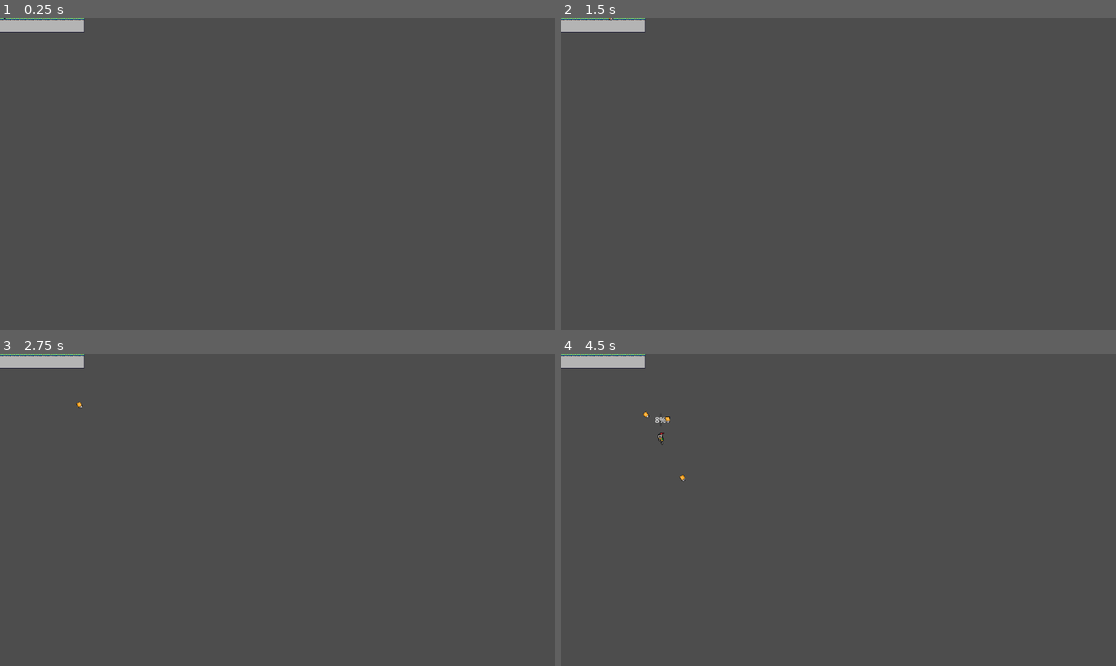
Above: before the commit, frames 1-4 (two rows, left to right).
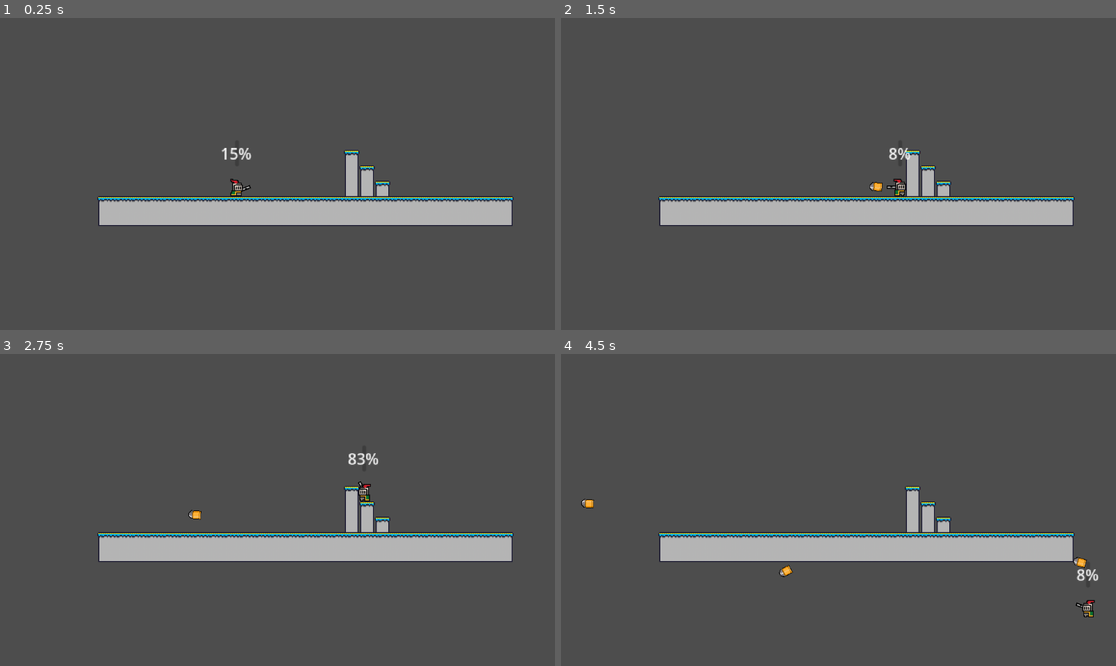
Above: after the commit, the same moments.

Repository: BridgetWidget/IT145-Project
Game: Godot game, scene res://areas.tscn
Same seed, same stepped clock (60 frames per second), same inputs: the game is played once before the commit and once after it. This scene is started directly instead of the project's main scene.
Inputs (mouse positions are in pixels of both pictures, inside the frame that each line leads up to):
- Up to frame 1 (0.25 s): no input
- Up to frame 2 (1.5 s): move the mouse to (960, 158) at 0.52 s; hold D (runright) from 0.53 s (still down); tap W (Jump) at 0.6, 0.77, 1.07 s; move the mouse to (727, 189) at 1.27 s; click (727, 189) at 1.35 s
- Up to frame 3 (2.75 s): tap W (Jump) at 1.52, 1.55, 1.82, 2.1 s; move the mouse to (333, 441) at 2.02 s; release D (runright) at 2.03 s; hold A (runleft) from 2.03 s (still down)
- Up to frame 4 (4.5 s): move the mouse to (810, 572) at 2.77 s; release A (runleft) at 2.78 s; hold D (runright) 2.78-4.28 s; click (810, 572) at 2.85 s; tap W (Jump) at 3.02, 3.05, 3.32, 3.6, 3.77, 4.07 s; move the mouse to (1005, 556) at 3.52 s; move the mouse to (672, 463) at 4.27 s; hold A (runleft) from 4.28 s (still down); click (672, 463) at 4.35 s

The runs differ from the first frame. In frame 1, 8.7% of the frame differs, in the area x 0-93%, y 0-67%; in frame 2, 8.7%; in frame 3, 8.8%; in frame 4, 8.9%, in the area x 0-97%, y 0-85%.

Commit message:
Add files via upload
Updating player files with coyote time stuff, also changed areas scene bitmap

Diff:
--- a/areas.tscn
+++ b/areas.tscn
@@ -1,89 +1,169 @@
 [gd_scene load_steps=5 format=3 uid="uid://babwbha0urgm8"]
 
 [ext_resource type="Texture2D" uid="uid://cjohmu1tufatu" path="res://tiles_1.png" id="1_bj23a"]
-[ext_resource type="PackedScene" uid="uid://dxvdsmbmfywcv" path="res://player.tscn" id="2_ny6da"]
+[ext_resource type="PackedScene" uid="uid://ctiigfp7pt32e" path="res://player.tscn" id="2_ny6da"]
 
 [sub_resource type="TileSetAtlasSource" id="TileSetAtlasSource_kmahy"]
 texture = ExtResource("1_bj23a")
 0:0/0 = 0
+0:0/0/physics_layer_0/linear_velocity = Vector2(0, 0)
+0:0/0/physics_layer_0/angular_velocity = 0.0
 0:0/0/physics_layer_0/polygon_0/points = PackedVector2Array(-8, -8, 8, -8, 8, 8, -8, 8)
 1:0/0 = 0
+1:0/0/physics_layer_0/linear_velocity = Vector2(0, 0)
+1:0/0/physics_layer_0/angular_velocity = 0.0
 1:0/0/physics_layer_0/polygon_0/points = PackedVector2Array(-8, -8, 8, -8, 8, 8, -8, 8)
 2:0/0 = 0
+2:0/0/physics_layer_0/linear_velocity = Vector2(0, 0)
+2:0/0/physics_layer_0/angular_velocity = 0.0
 2:0/0/physics_layer_0/polygon_0/points = PackedVector2Array(-8, -8, 8, -8, 8, 8, -8, 8)
 3:0/0 = 0
+3:0/0/physics_layer_0/linear_velocity = Vector2(0, 0)
+3:0/0/physics_layer_0/angular_velocity = 0.0
 3:0/0/physics_layer_0/polygon_0/points = PackedVector2Array(-8, -8, 8, -8, 8, 8, -8, 8)
 4:0/0 = 0
+4:0/0/physics_layer_0/linear_velocity = Vector2(0, 0)
+4:0/0/physics_layer_0/angular_velocity = 0.0
 4:0/0/physics_layer_0/polygon_0/points = PackedVector2Array(-8, -8, 8, -8, 8, 8, -8, 8)
 5:0/0 = 0
+5:0/0/physics_layer_0/linear_velocity = Vector2(0, 0)
+5:0/0/physics_layer_0/angular_velocity = 0.0
 5:0/0/physics_layer_0/polygon_0/points = PackedVector2Array(-8, -8, 8, -8, 8, 8, -8, 8)
 0:1/0 = 0
+0:1/0/physics_layer_0/linear_velocity = Vector2(0, 0)
+0:1/0/physics_layer_0/angular_velocity = 0.0
 0:1/0/physics_layer_0/polygon_0/points = PackedVector2Array(-8, -8, 8, -8, 8, 8, -8, 8)
 1:1/0 = 0
+1:1/0/physics_layer_0/linear_velocity = Vector2(0, 0)
+1:1/0/physics_layer_0/angular_velocity = 0.0
 1:1/0/physics_layer_0/polygon_0/points = PackedVector2Array(-8, -8, 8, -8, 8, 8, -8, 8)
 2:1/0 = 0
+2:1/0/physics_layer_0/linear_velocity = Vector2(0, 0)
+2:1/0/physics_layer_0/angular_velocity = 0.0
 2:1/0/physics_layer_0/polygon_0/points = PackedVector2Array(-8, -8, 8, -8, 8, 8, -8, 8)
 3:1/0 = 0
+3:1/0/physics_layer_0/linear_velocity = Vector2(0, 0)
+3:1/0/physics_layer_0/angular_velocity = 0.0
 3:1/0/physics_layer_0/polygon_0/points = PackedVector2Array(-8, -8, 8, -8, 8, 8, -8, 8)
 4:1/0 = 0
+4:1/0/physics_layer_0/linear_velocity = Vector2(0, 0)
+4:1/0/physics_layer_0/angular_velocity = 0.0
 4:1/0/physics_layer_0/polygon_0/points = PackedVector2Array(-8, -8, 8, -8, 8, 8, -8, 8)
 5:1/0 = 0
+5:1/0/physics_layer_0/linear_velocity = Vector2(0, 0)
+5:1/0/physics_layer_0/angular_velocity = 0.0
 5:1/0/physics_layer_0/polygon_0/points = PackedVector2Array(-8, -8, 8, -8, 8, 8, -8, 8)
 0:2/0 = 0
+0:2/0/physics_layer_0/linear_velocity = Vector2(0, 0)
+0:2/0/physics_layer_0/angular_velocity = 0.0
 0:2/0/physics_layer_0/polygon_0/points = PackedVector2Array(-8, -8, 8, -8, 8, 8, -8, 8)
 1:2/0 = 0
+1:2/0/physics_layer_0/linear_velocity = Vector2(0, 0)
+1:2/0/physics_layer_0/angular_velocity = 0.0
 1:2/0/physics_layer_0/polygon_0/points = PackedVector2Array(-8, -8, 8, -8, 8, 8, -8, 8)
 2:2/0 = 0
+2:2/0/physics_layer_0/linear_velocity = Vector2(0, 0)
+2:2/0/physics_layer_0/angular_velocity = 0.0
 2:2/0/physics_layer_0/polygon_0/points = PackedVector2Array(-8, -8, 8, -8, 8, 8, -8, 8)
 3:2/0 = 0
+3:2/0/physics_layer_0/linear_velocity = Vector2(0, 0)
+3:2/0/physics_layer_0/angular_velocity = 0.0
 3:2/0/physics_layer_0/polygon_0/points = PackedVector2Array(-8, -8, 8, -8, 8, 8, -8, 8)
 0:3/0 = 0
+0:3/0/physics_layer_0/linear_velocity = Vector2(0, 0)
+0:3/0/physics_layer_0/angular_velocity = 0.0
 0:3/0/physics_layer_0/polygon_0/points = PackedVector2Array(-8, -8, 8, -8, 8, 8, -8, 8)
 1:3/0 = 0
+1:3/0/physics_layer_0/linear_velocity = Vector2(0, 0)
+1:3/0/physics_layer_0/angular_velocity = 0.0
 1:3/0/physics_layer_0/polygon_0/points = PackedVector2Array(-8, -8, 8, -8, 8, 8, -8, 8)
 2:3/0 = 0
+2:3/0/physics_layer_0/linear_velocity = Vector2(0, 0)
+2:3/0/physics_layer_0/angular_velocity = 0.0
 2:3/0/physics_layer_0/polygon_0/points = PackedVector2Array(-8, -8, 8, -8, 8, 8, -8, 8)
 3:3/0 = 0
+3:3/0/physics_layer_0/linear_velocity = Vector2(0, 0)
+3:3/0/physics_layer_0/angular_velocity = 0.0
 3:3/0/physics_layer_0/polygon_0/points = PackedVector2Array(-8, -8, 8, -8, 8, 8, -8, 8)
 0:4/0 = 0
+0:4/0/physics_layer_0/linear_velocity = Vector2(0, 0)
+0:4/0/physics_layer_0/angular_velocity = 0.0
 0:4/0/physics_layer_0/polygon_0/points = PackedVector2Array(-8, -8, 8, -8, 8, 8, -8, 8)
 1:4/0 = 0
+1:4/0/physics_layer_0/linear_velocity = Vector2(0, 0)
+1:4/0/physics_layer_0/angular_velocity = 0.0
 1:4/0/physics_layer_0/polygon_0/points = PackedVector2Array(-8, -8, 8, -8, 8, 8, -8, 8)
 2:4/0 = 0
+2:4/0/physics_layer_0/linear_velocity = Vector2(0, 0)
+2:4/0/physics_layer_0/angular_velocity = 0.0
 2:4/0/physics_layer_0/polygon_0/points = PackedVector2Array(-8, -8, 8, -8, 8, 8, -8, 8)
 3:4/0 = 0
+3:4/0/physics_layer_0/linear_velocity = Vector2(0, 0)
+3:4/0/physics_layer_0/angular_velocity = 0.0
 3:4/0/physics_layer_0/polygon_0/points = PackedVector2Array(-8, -8, 8, -8, 8, 8, -8, 8)
 4:4/0 = 0
+4:4/0/physics_layer_0/linear_velocity = Vector2(0, 0)
+4:4/0/physics_layer_0/angular_velocity = 0.0
 4:4/0/physics_layer_0/polygon_0/points = PackedVector2Array(-8, -8, 8, -8, 8, 8, -8, 8)
 5:4/0 = 0
+5:4/0/physics_layer_0/linear_velocity = Vector2(0, 0)
+5:4/0/physics_layer_0/angular_velocity = 0.0
 5:4/0/physics_layer_0/polygon_0/points = PackedVector2Array(-8, -8, 8, -8, 8, 8, -8, 8)
 0:5/0 = 0
+0:5/0/physics_layer_0/linear_velocity = Vector2(0, 0)
+0:5/0/physics_layer_0/angular_velocity = 0.0
 0:5/0/physics_layer_0/polygon_0/points = PackedVector2Array(-8, -8, 8, -8, 8, 8, -8, 8)
 1:5/0 = 0
+1:5/0/physics_layer_0/linear_velocity = Vector2(0, 0)
+1:5/0/physics_layer_0/angular_velocity = 0.0
 1:5/0/physics_layer_0/polygon_0/points = PackedVector2Array(-8, -8, 8, -8, 8, 8, -8, 8)
 2:5/0 = 0
+2:5/0/physics_layer_0/linear_velocity = Vector2(0, 0)
+2:5/0/physics_layer_0/angular_velocity = 0.0
 2:5/0/physics_layer_0/polygon_0/points = PackedVector2Array(-8, -8, 8, -8, 8, 8, -8, 8)
 3:5/0 = 0
+3:5/0/physics_layer_0/linear_velocity = Vector2(0, 0)
+3:5/0/physics_layer_0/angular_velocity = 0.0
 3:5/0/physics_layer_0/polygon_0/points = PackedVector2Array(-8, -8, 8, -8, 8, 8, -8, 8)
 4:5/0 = 0
+4:5/0/physics_layer_0/linear_velocity = Vector2(0, 0)
+4:5/0/physics_layer_0/angular_velocity = 0.0
 4:5/0/physics_layer_0/polygon_0/points = PackedVector2Array(-8, -8, 8, -8, 8, 8, -8, 8)
 5:5/0 = 0
+5:5/0/physics_layer_0/linear_velocity = Vector2(0, 0)
+5:5/0/physics_layer_0/angular_velocity = 0.0
 5:5/0/physics_layer_0/polygon_0/points = PackedVector2Array(-8, -8, 8, -8, 8, 8, -8, 8)
 0:6/0 = 0
+0:6/0/physics_layer_0/linear_velocity = Vector2(0, 0)
+0:6/0/physics_layer_0/angular_velocity = 0.0
 0:6/0/physics_layer_0/polygon_0/points = PackedVector2Array(-8, -8, 8, -8, 8, 8, -8, 8)
 1:6/0 = 0
+1:6/0/physics_layer_0/linear_velocity = Vector2(0, 0)
+1:6/0/physics_layer_0/angular_velocity = 0.0
 1:6/0/physics_layer_0/polygon_0/points = PackedVector2Array(-8, -8, 8, -8, 8, 8, -8, 8)
 2:6/0 = 0
+2:6/0/physics_layer_0/linear_velocity = Vector2(0, 0)
+2:6/0/physics_layer_0/angular_velocity = 0.0
 2:6/0/physics_layer_0/polygon_0/points = PackedVector2Array(-8, -8, 8, -8, 8, 8, -8, 8)
 3:6/0 = 0
+3:6/0/physics_layer_0/linear_velocity = Vector2(0, 0)
+3:6/0/physics_layer_0/angular_velocity = 0.0
 3:6/0/physics_layer_0/polygon_0/points = PackedVector2Array(-8, -8, 8, -8, 8, 8, -8, 8)
 0:7/0 = 0
+0:7/0/physics_layer_0/linear_velocity = Vector2(0, 0)
+0:7/0/physics_layer_0/angular_velocity = 0.0
 0:7/0/physics_layer_0/polygon_0/points = PackedVector2Array(-8, -8, 8, -8, 8, 8, -8, 8)
 1:7/0 = 0
+1:7/0/physics_layer_0/linear_velocity = Vector2(0, 0)
+1:7/0/physics_layer_0/angular_velocity = 0.0
 1:7/0/physics_layer_0/polygon_0/points = PackedVector2Array(-8, -8, 8, -8, 8, 8, -8, 8)
 2:7/0 = 0
+2:7/0/physics_layer_0/linear_velocity = Vector2(0, 0)
+2:7/0/physics_layer_0/angular_velocity = 0.0
 2:7/0/physics_layer_0/polygon_0/points = PackedVector2Array(-8, -8, 8, -8, 8, 8, -8, 8)
 3:7/0 = 0
+3:7/0/physics_layer_0/linear_velocity = Vector2(0, 0)
+3:7/0/physics_layer_0/angular_velocity = 0.0
 3:7/0/physics_layer_0/polygon_0/points = PackedVector2Array(-8, -8, 8, -8, 8, 8, -8, 8)
 
 [sub_resource type="TileSet" id="TileSet_3i8b0"]
@@ -96,7 +176,11 @@
 position = Vector2(64, -1)
 tile_set = SubResource("TileSet_3i8b0")
 format = 2
-layer_0/tile_data = PackedInt32Array(65530, 65536, 0, 65531, …(117 unchanged characters)…  3, 65536, 0, 4, 65536, 0, 5, 65536, 0, 6, 131072, 0, 131066, 65536, 2, 65542, 131072, 2, 131067, 65536, 2, 131068, 65536, 2, 131069, 65536, 2, 131070, 65536, 2, 131071, 65536, 2, 65536, 65536, 2, 65537, 65536, 2, 65541, 65536, 2, 65540, 65536, 2, 65539, 65536, 2, 65538, 65536, 2, -65535, 196608, 0, -65534, 196608, 1, -131069, 196608, 1, -65533, 196608, 1, -131070, 196608, 0, -196605, 196608, 0, -131068, 196608, 0, -65532, 196608, 1, -65531, 196608, 0, 65523, 0, 0, 65524, 65536, 0, 65525, 65536, 0, 65526, 65536, 0, 65527, 65536, 0, 65528, 65536, 0, 65529, 65536, 0, 131059, 0, 2, 131060, 65536, 2, 131061, 65536, 2, 131062, 65536, 2, 131063, 65536, 2, 131064, 65536, 2, 131065, 65536, 2)
+layer_0/tile_data = PackedInt32Array(65530, 65536, 0, 65531, …(117 unchanged characters)…  3, 65536, 0, 4, 65536, 0, 5, 65536, 0, 131066, 65536, 2, 65542, 65536, 2, 131067, 65536, 2, 131068, 65536, 2, 131069, 65536, 2, 131070, 65536, 2, 131071, 65536, 2, 65536, 65536, 2, 65537, 65536, 2, 65541, 65536, 2, 65540, 65536, 2, 65539, 65536, 2, 65538, 65536, 2, -131069, 196608, 1, -65533, 196608, 1, -196605, 196608, 0, -131068, 196608, 0, -65532, 196608, 1, -65531, 196608, 0, 65523, 0, 0, 65524, 65536, 0, 65525, 65536, 0, 65526, 65536, 0, 65527, 65536, 0, 65528, 65536, 0, 65529, 65536, 0, 131059, 0, 2, 131060, 65536, 2, 131061, 65536, 2, 131062, 65536, 2, 131063, 65536, 2, 131064, 65536, 2, 131065, 65536, 2, 6, 65536, 0, 7, 65536, 0, 8, 65536, 0, 9, 65536, 0, 10, 65536, 0, 11, 65536, 0, 12, 65536, 0, 13, 131072, 0, 65543, 65536, 2, 65544, 65536, 2, 65545, 65536, 2, 65546, 65536, 2, 65547, 65536, 2, 65548, 65536, 2, 65549, 131072, 2)
 
 [node name="Player" parent="TileMap" instance=ExtResource("2_ny6da")]
 position = Vector2(-63, -12)
+
+[node name="Camera2D" type="Camera2D" parent="."]
+position = Vector2(43, -24)
+zoom = Vector2(2, 2)
--- a/player.gd
+++ b/player.gd
@@ -1,9 +1,11 @@
 extends CharacterBody2D
 
 @onready var animated_sprite_2d = $AnimatedSprite2D
+@onready var coyote_timer = $CoyoteTimer
 
 const SPEED = 130.0
 const JUMP_VELOCITY = -300.0
+var can_coyote_jump = false
 # Get the gravity from the project settings to be synced with RigidBody nodes.
 var gravity = ProjectSettings.get_setting("physics/2d/default_gravity")
 
@@ -11,12 +13,17 @@
 
 func _physics_process(delta):
 	# Add the gravity.
-	if not is_on_floor():
+	#BR 4/10/25 - player wont fall during coyote time
+	if (not is_on_floor()) && (can_coyote_jump == false):
 		velocity.y += gravity * delta
 
 	# Handle Jump.
-	if Input.is_action_just_pressed("Jump") and is_on_floor():
-		velocity.y = JUMP_VELOCITY
+	#BR 4/10/25 - added coyote jump handling
+	if Input.is_action_just_pressed("Jump"):
+		if is_on_floor() || can_coyote_jump:
+			velocity.y = JUMP_VELOCITY
+			if can_coyote_jump:
+				can_coyote_jump = false
 
 	# Get the input direction and handle the movement/deceleration.
 	# As good practice, you should replace UI actions with custom gameplay actions.
@@ -32,4 +39,16 @@
 	else:
 		velocity.x = move_toward(velocity.x, 0, SPEED)
 
+	#BR - variable for coyote time
+	var was_on_floor = is_on_floor()
+
 	move_and_slide()
+
+	#BR - after moving, check if was on ground and currently isn't; start coyote time
+	if was_on_floor && !is_on_floor() && velocity.y >=0 :
+		can_coyote_jump = true
+		coyote_timer.start()
+
+#BR - when coyote timer ends, cannot jump
+func _on_coyote_timer_timeout():
+	can_coyote_jump = false
--- a/player.tscn
+++ b/player.tscn
@@ -191,3 +191,9 @@
 modulate = Color(0, 0, 1, 1)
 position = Vector2(0, 4)
 shape = SubResource("CapsuleShape2D_66pxa")
+
+[node name="CoyoteTimer" type="Timer" parent="."]
+wait_time = 0.07
+one_shot = true
+
+[connection signal="timeout" from="CoyoteTimer" to="." method="_on_coyote_timer_timeout"]
